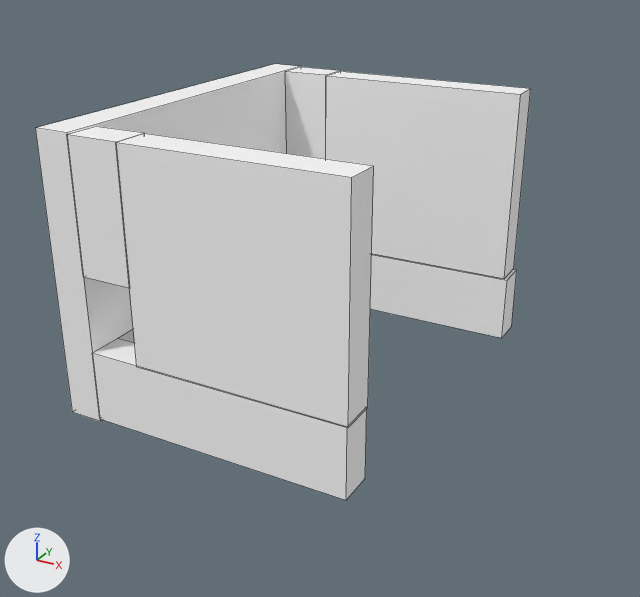
The Blender file Assets/images/sushi_game stage.blend: old version first, new version second.
Rendered twice from a camera (50 mm lens) standing at (31.3, -41.5, 25.2) and looking at (9.4, -1.7, 5.3). The axes (+X, +Y, +Z) are drawn at lower left. The lights are the same throughout. The older version comes first. Mesh edges are drawn as thin lines.

Script lines for the objects in view, before the commit:
```python
me_cube = bpy.data.meshes.new('Cube')
me_cube.from_pydata(...)  # a box spanning x -1.0..1.0, y -1.0..1.0, z -1.0..1.0
me_cube.materials.append(mat_白)  # white #ffffff
me_立方体 = bpy.data.meshes.new('立方体')
me_立方体.from_pydata(...)  # a box spanning x -1.0..1.0, y -1.0..1.0, z -1.0..1.0
me_立方体.materials.append(mat_白)  # white #ffffff
me_立方体_001 = bpy.data.meshes.new('立方体.001')
me_立方体_001.from_pydata(...)  # a box spanning x -1.0..1.0, y -1.0..1.0, z -1.0..1.0
me_立方体_001.materials.append(mat_白)  # white #ffffff
me_立方体_002 = bpy.data.meshes.new('立方体.002')
me_立方体_002.from_pydata(...)  # a box spanning x -1.0..1.0, y -1.0..1.0, z -1.0..1.0
me_立方体_002.materials.append(mat_白)  # white #ffffff
me_立方体_004 = bpy.data.meshes.new('立方体.004')
me_立方体_004.from_pydata(...)  # a box spanning x -1.0..1.0, y -1.0..1.0, z -1.0..1.0
me_立方体_004.materials.append(mat_白)  # white #ffffff
ob_cube = bpy.data.objects.new('Cube', me_cube)
ob_cube.location = (0.0, 0.0, 7.72)
ob_cube.scale = (1.0, 11.0, 7.87)
ob_立方体 = bpy.data.objects.new('立方体', me_立方体)
ob_立方体.location = (8.47, -10.0, 2.0)
ob_立方体.scale = (7.48, 1.0, 2.0)
ob_立方体_001 = bpy.data.objects.new('立方体.001', me_立方体_001)
ob_立方体_001.location = (9.99, -10.0, 9.72)
ob_立方体_001.scale = (6.02, 1.0, 5.77)
ob_立方体_002 = bpy.data.objects.new('立方体.002', me_立方体_002)
ob_立方体_002.location = (2.5, -10.0, 11.9)
ob_立方体_002.scale = (1.5, 1.0, 3.61)
ob_立方体_004 = bpy.data.objects.new('立方体.004', me_立方体_004)
ob_立方体_004.location = (10.35, 10.0, 9.79)
ob_立方体_004.scale = (6.33, 1.0, 5.71)
# also in view: '立方体.005' at (9.0, 10.0, 2.0); '立方体.003' at (2.5, 10.0, 11.5)
```
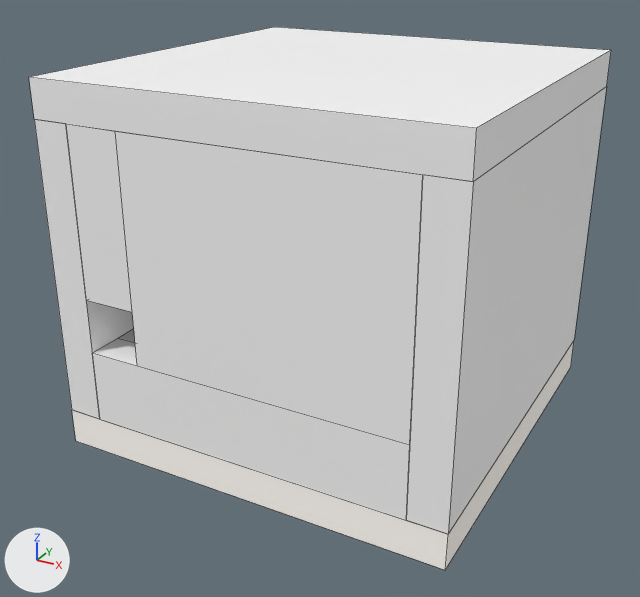
What changed in the scene script:
```text
Add mat_白_004:
    mat_白_004 = principled_material('白.004')
    mat_白_004.base_color = (1.195, 1.142, 1.076)  # white #ffffff
Add mat_白_003:
    mat_白_003 = principled_material('白.003')
    mat_白_003.base_color = (1.0, 1.0, 1.0)  # white #ffffff
Add mat_白_001:
    mat_白_001 = principled_material('白.001')
    mat_白_001.base_color = (1.0, 1.0, 1.0)  # white #ffffff
Add me_立方体_008:
    me_立方体_008.from_pydata(...)  # a box spanning x -1.0..1.0, y -1.0..1.0, z -1.0..1.0
    me_立方体_008.materials.append(mat_白_004)  # white #ffffff
Add me_立方体_007:
    me_立方体_007.from_pydata(...)  # a box spanning x -1.0..1.0, y -1.0..1.0, z -1.0..1.0
    me_立方体_007.materials.append(mat_白_003)  # white #ffffff
Add me_cube_001:
    me_cube_001.from_pydata(...)  # a box spanning x -1.0..1.0, y -1.0..1.0, z -1.0..1.0
    me_cube_001.materials.append(mat_白_001)  # white #ffffff
Change ob_cube:
    ob_cube.location: (0.0, 0.0, 7.72) -> (0.0, 0.0, 8.0)
    ob_cube.scale: (1.0, 11.0, 7.87) -> (1.0, 11.0, 8.0)
Change ob_立方体:
    ob_立方体.location: (8.47, -10.0, 2.0) -> (10.0, -10.0, 2.0)
    ob_立方体.scale: (7.48, 1.0, 2.0) -> (9.0, 1.0, 2.0)
Change ob_立方体_001:
    ob_立方体_001.location: (9.99, -10.0, 9.72) -> (11.5, -10.0, 10.0)
    ob_立方体_001.scale: (6.02, 1.0, 5.77) -> (7.5, 1.0, 6.0)
Change ob_立方体_002:
    ob_立方体_002.location: (2.5, -10.0, 11.9) -> (2.5, -10.0, 11.5)
    ob_立方体_002.scale: (1.5, 1.0, 3.61) -> (1.5, 1.0, 4.5)
Add ob_立方体_008:
    ob_立方体_008 = bpy.data.objects.new('立方体.008', me_立方体_008)
    ob_立方体_008.location = (10.0, 0.0, -1.0)
    ob_立方体_008.scale = (11.0, 11.0, 1.0)
Add ob_立方体_007:
    ob_立方体_007 = bpy.data.objects.new('立方体.007', me_立方体_007)
    ob_立方体_007.location = (10.0, 0.0, 17.0)
    ob_立方体_007.scale = (11.0, 11.0, 1.0)
Add ob_cube_001:
    ob_cube_001 = bpy.data.objects.new('Cube.001', me_cube_001)
    ob_cube_001.location = (20.0, 0.0, 8.0)
    ob_cube_001.scale = (1.0, 11.0, 8.0)
```

What differs and where, as boxes [x1, y1, x2, y2] in the pictures (640 x 597 px):
'立方体.001', moved, rescaled (19% wider, 6% taller)
    before: [116, 133, 374, 428]
    after: [115, 131, 423, 445]
'立方体.007', added
    after: [29, 27, 611, 182]
'Cube.001', added
    after: [406, 87, 606, 534]
'立方体', moved, rescaled (16% wider, 12% taller)
    before: [92, 338, 367, 500]
    after: [92, 338, 410, 520]
'Cube', moved, rescaled
    before: [35, 64, 301, 421]
    after: [34, 120, 134, 419]
'立方体.008', added
    after: [72, 341, 574, 570]
'立方体.002', moved, rescaled
    before: [67, 126, 144, 288]
    after: [66, 124, 132, 312]
'立方体.004', unchanged, covered by the edit
    before: [326, 71, 531, 279]
'立方体.005', unchanged, covered by the edit
    before: [370, 254, 517, 338]
'立方体.003', unchanged, covered by the edit
    before: [285, 67, 341, 159]
